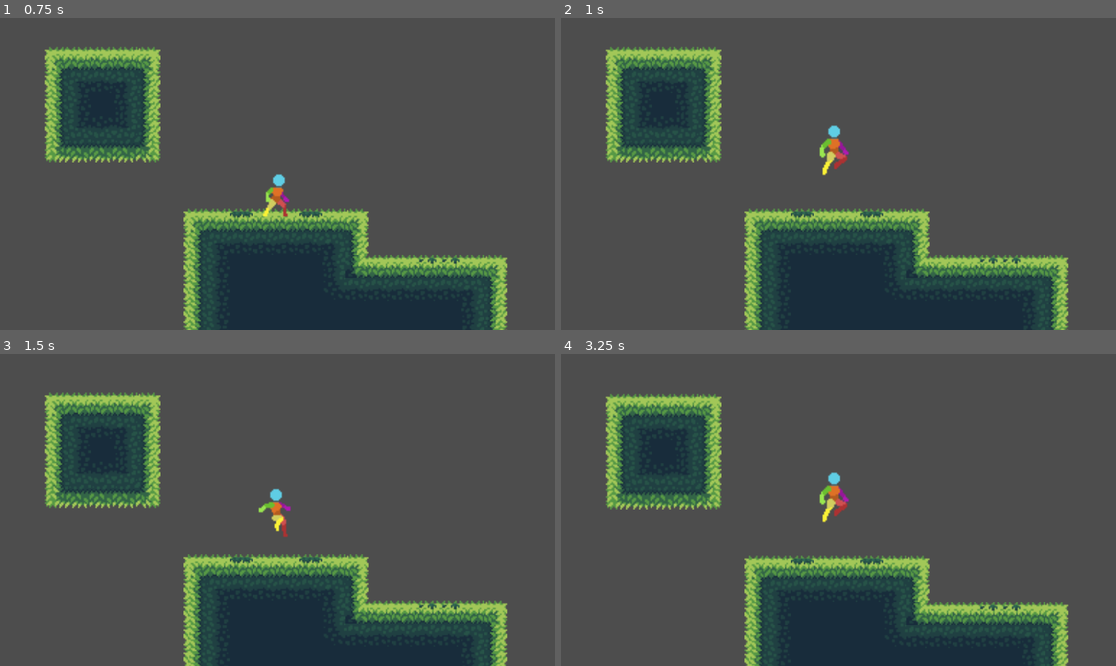
Above: before the commit, frames 1-4 (two rows, left to right).
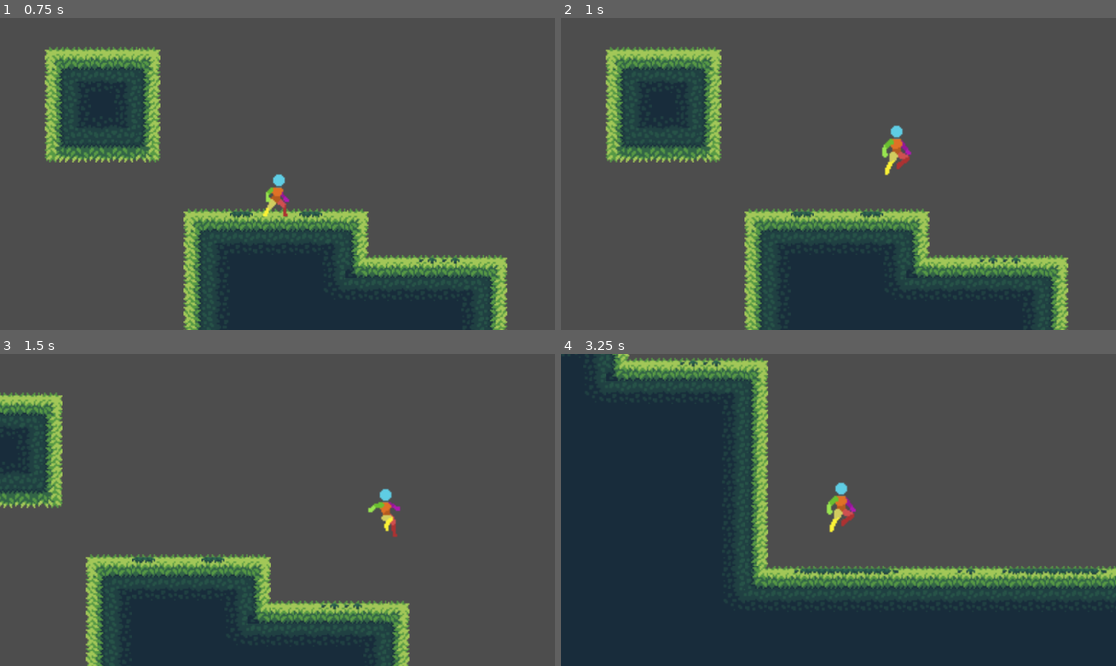
Above: after the commit, the same moments.

Repository: Allus-Interactive/platform-combat-game
Game: Godot game, scene res://scenes/main.tscn
Two runs of this game, one before a commit and one after it. Both use one fixed random seed, a clock stepped at 60 frames per second and the inputs below.
Inputs:
- Up to frame 1 (0.75 s): hold D (move_right, bound only after the commit) from 0.53 s (still down); tap F (toggle_weapon, bound only after the commit) at 0.6 s
- Up to frame 2 (1 s): keep holding D (move_right, bound only after the commit); tap Space (jump) at 0.77 s
- Up to frame 3 (1.5 s): keep holding D (move_right, bound only after the commit); tap O (roll) at 1.35 s
- Up to frame 4 (3.25 s): tap Space (jump) at 1.52, 3.02 s; tap F (toggle_weapon, bound only after the commit) at 1.55, 2.1, 2.85 s; release D (move_right, bound only after the commit) at 2.03 s; hold A (move_left, bound only after the commit) 2.03-2.78 s; hold D (move_right, bound only after the commit) from 2.78 s (still down)

Frame 1 is identical in both runs. In frame 2, 0.9% of the frame differs, in the area x 23-64%, y 34-51%; in frame 3, 27%; in frame 4, 46%, in the area x 0-100%, y 0-100%.

Commit message:
added inputs and remapped left and right

Diff:
--- a/project.godot
+++ b/project.godot
@@ -19,12 +19,12 @@
 
 move_left={
 "deadzone": 0.5,
-"events": [Object(InputEventKey,"resource_local_to_scene":false,"resource_name":"","device":-1,"window_id":0,"alt_pressed":false,"shift_pressed":false,"ctrl_pressed":false,"meta_pressed":false,"pressed":false,"keycode":0,"physical_keycode":90,"key_label":0,"unicode":122,"echo":false,"script":null)
+"events": [Object(InputEventKey,"resource_local_to_scene":false,"resource_name":"","device":-1,"window_id":0,"alt_pressed":false,"shift_pressed":false,"ctrl_pressed":false,"meta_pressed":false,"pressed":false,"keycode":0,"physical_keycode":65,"key_label":0,"unicode":97,"echo":false,"script":null)
 ]
 }
 move_right={
 "deadzone": 0.5,
-"events": [Object(InputEventKey,"resource_local_to_scene":false,"resource_name":"","device":-1,"window_id":0,"alt_pressed":false,"shift_pressed":false,"ctrl_pressed":false,"meta_pressed":false,"pressed":false,"keycode":0,"physical_keycode":88,"key_label":0,"unicode":120,"echo":false,"script":null)
+"events": [Object(InputEventKey,"resource_local_to_scene":false,"resource_name":"","device":-1,"window_id":0,"alt_pressed":false,"shift_pressed":false,"ctrl_pressed":false,"meta_pressed":false,"pressed":false,"keycode":0,"physical_keycode":68,"key_label":0,"unicode":100,"echo":false,"script":null)
 ]
 }
 jump={
@@ -37,6 +37,16 @@
 "events": [Object(InputEventKey,"resource_local_to_scene":false,"resource_name":"","device":-1,"window_id":0,"alt_pressed":false,"shift_pressed":false,"ctrl_pressed":false,"meta_pressed":false,"pressed":false,"keycode":0,"physical_keycode":79,"key_label":0,"unicode":111,"echo":false,"script":null)
 ]
 }
+toggle_weapon={
+"deadzone": 0.5,
+"events": [Object(InputEventKey,"resource_local_to_scene":false,"resource_name":"","device":-1,"window_id":0,"alt_pressed":false,"shift_pressed":false,"ctrl_pressed":false,"meta_pressed":false,"pressed":false,"keycode":0,"physical_keycode":70,"key_label":0,"unicode":102,"echo":false,"script":null)
+]
+}
+crouch={
+"deadzone": 0.5,
+"events": [Object(InputEventKey,"resource_local_to_scene":false,"resource_name":"","device":-1,"window_id":0,"alt_pressed":false,"shift_pressed":false,"ctrl_pressed":false,"meta_pressed":false,"pressed":false,"keycode":0,"physical_keycode":83,"key_label":0,"unicode":115,"echo":false,"script":null)
+]
+}
 
 [physics]
 
